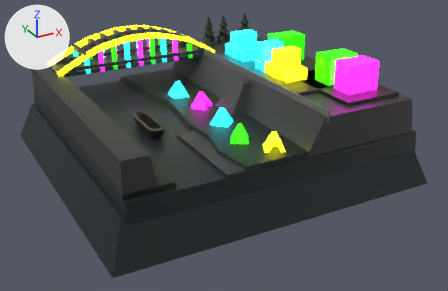
The Blender file blender/かわまち3D_Town_盛岡_for_夜.blend, before and after one commit.
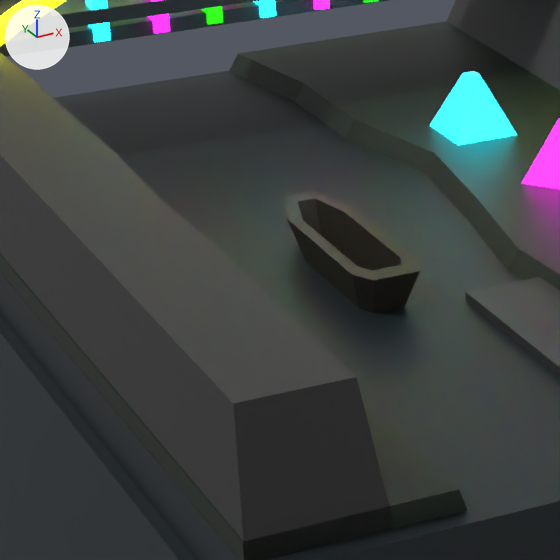
The first picture shows the older version from a camera (50 mm lens) standing at (-5.36, -10.68, 5.79) and looking at (0.45, -0.11, 0.51). The close-ups show both versions on the part from 14% to 45% of the width and 22% to 68% of the height of that picture; other places that the commit changed are outside them. Every picture has the same lights, and +X, +Y and +Z are marked at upper left.

The first close-up shows 'かわまち3D_Town_盛岡_for_テクスチャ.002', 'かわまち3D_Town_盛岡_for_テクスチャ.003', 'かわまち3D_Town_盛岡_for_テクスチャ.004', 'かわまち3D_Town_盛岡_for_テクスチャ.014', 'かわまち3D_Town_盛岡_for_テクスチャ.022', 'かわまち3D_Town_盛岡_for_テクスチャ.023', 'かわまち3D_Town_盛岡_for_テクスチャ.455', 'かわまち3D_Town_盛岡_for_テクスチャ.457', 'かわまち3D_Town_盛岡_for_テクスチャ.458', 'かわまち3D_Town_盛岡_for_テクスチャ.469', 'かわまち3D_Town_盛岡_for_テクスチャ.470', 'かわまち3D_Town_盛岡_for_テクスチャ.629'.
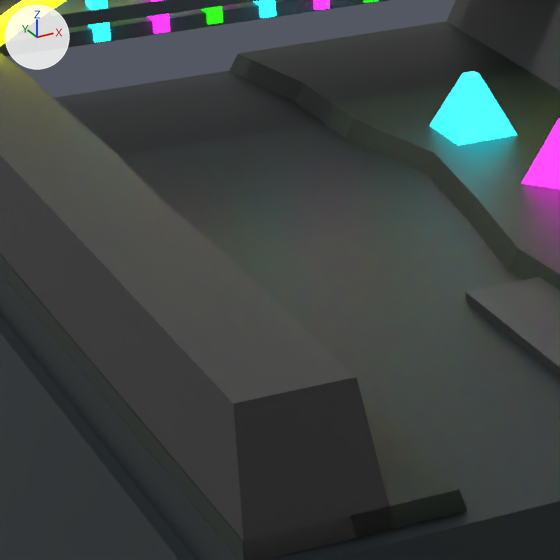
Pixel boxes (x1, y1, x2, y2) of what changed, in the close-ups (560 x 560 px):
'かわまち3D_Town_盛岡_for_テクスチャ.455', deleted (black): before (284, 190, 420, 313)

Edits to the bpy script that builds the scene:
```text
Remove ob_かわまち3d_town_盛岡_for_テクスチャ_455:
    ob_かわまち3d_town_盛岡_for_テクスチャ_455 = bpy.data.objects.new('かわまち3D_Town_盛岡_for_テクスチャ.455', me_かわまち3d_town_盛岡_for_テクスチャ_455)
    ob_かわまち3d_town_盛岡_for_テクスチャ_455.location = (1.17, 0.0, 0.002)
```
